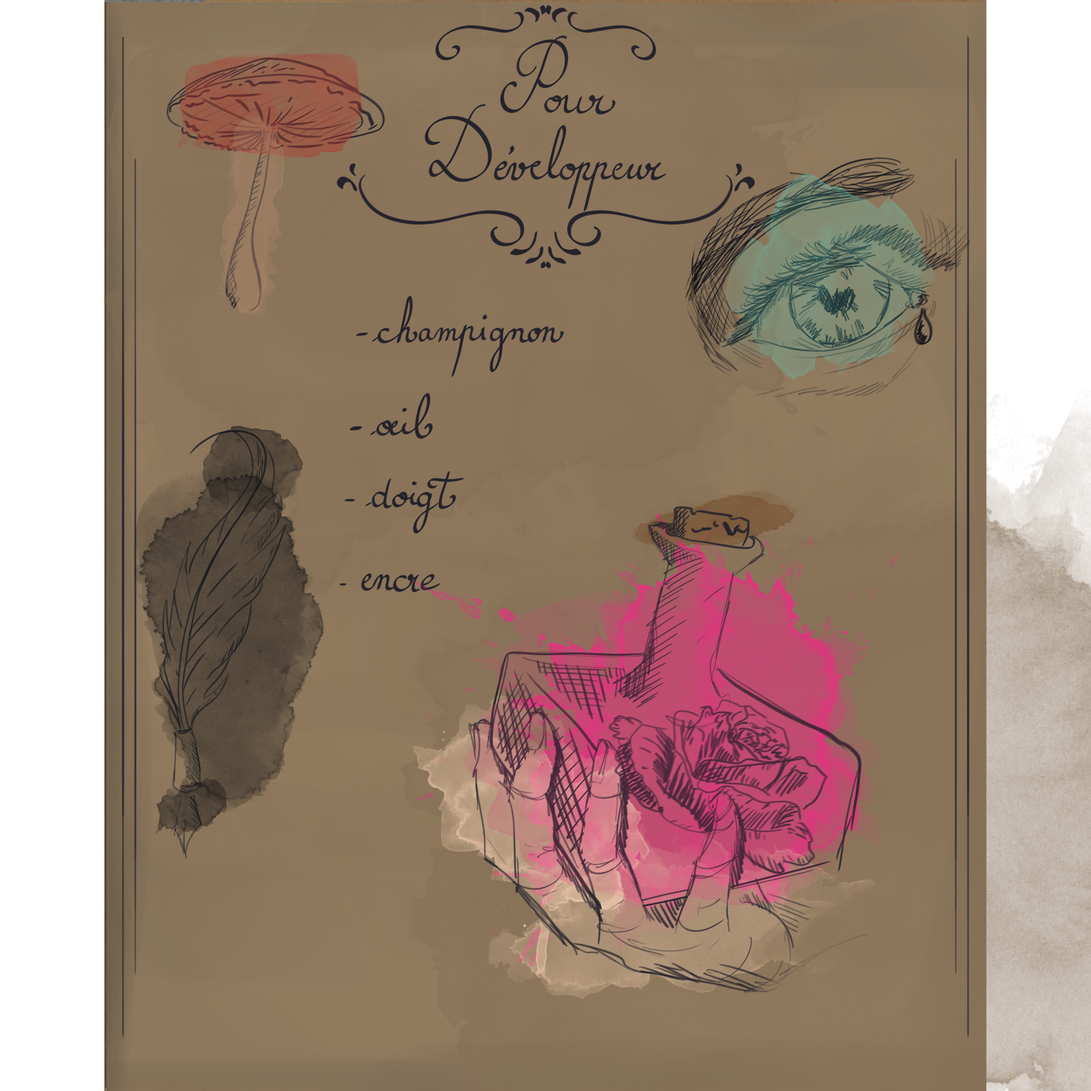
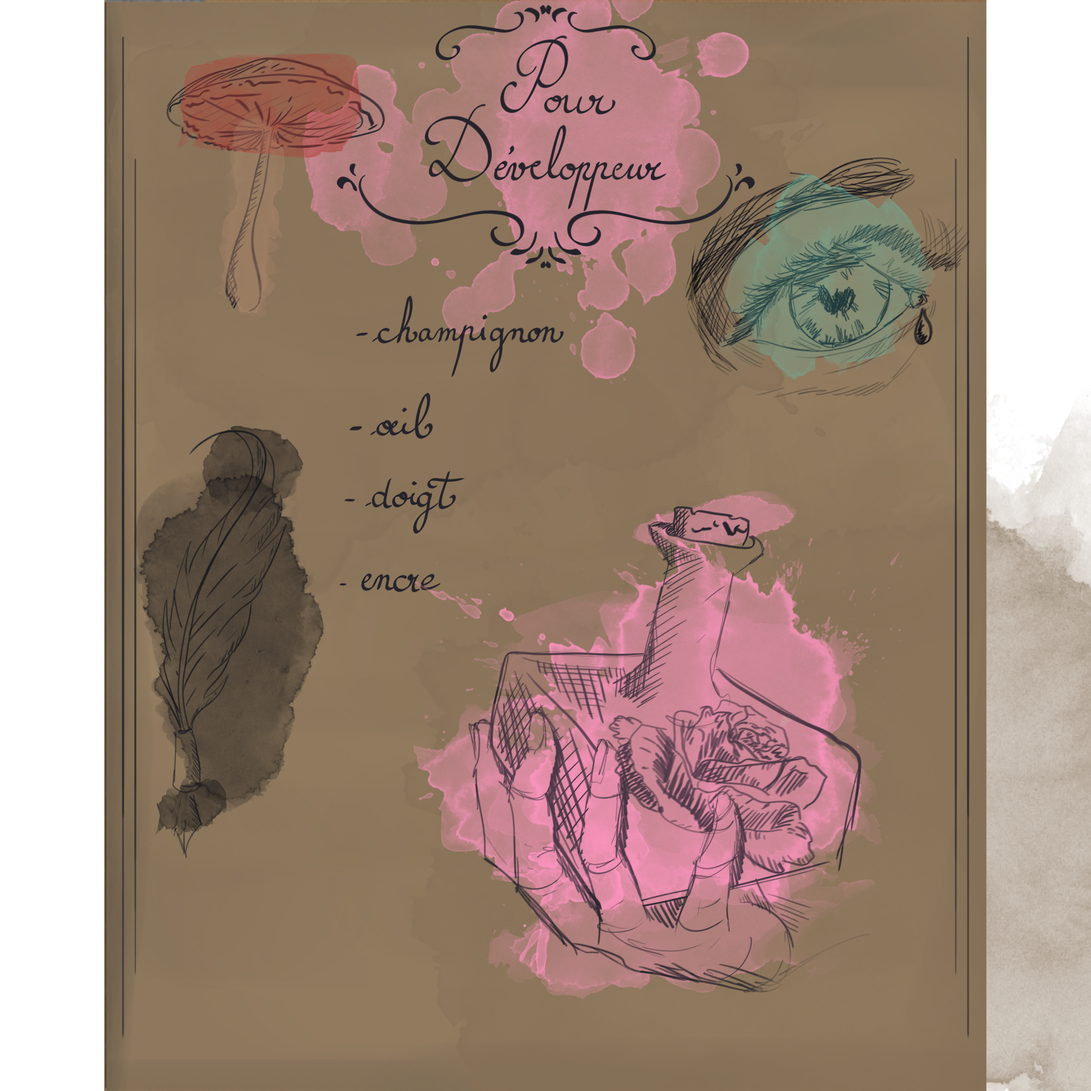
Comparing the layer stacks of the two (1091, 1091) images. Changes:
painted on "Calque 16" over 462, 589, 886, 909
painted on "Calque 15" over 413, 490, 1012, 1000
added layer "Calque 17" above "Calque 1" over 302, 0, 750, 385
